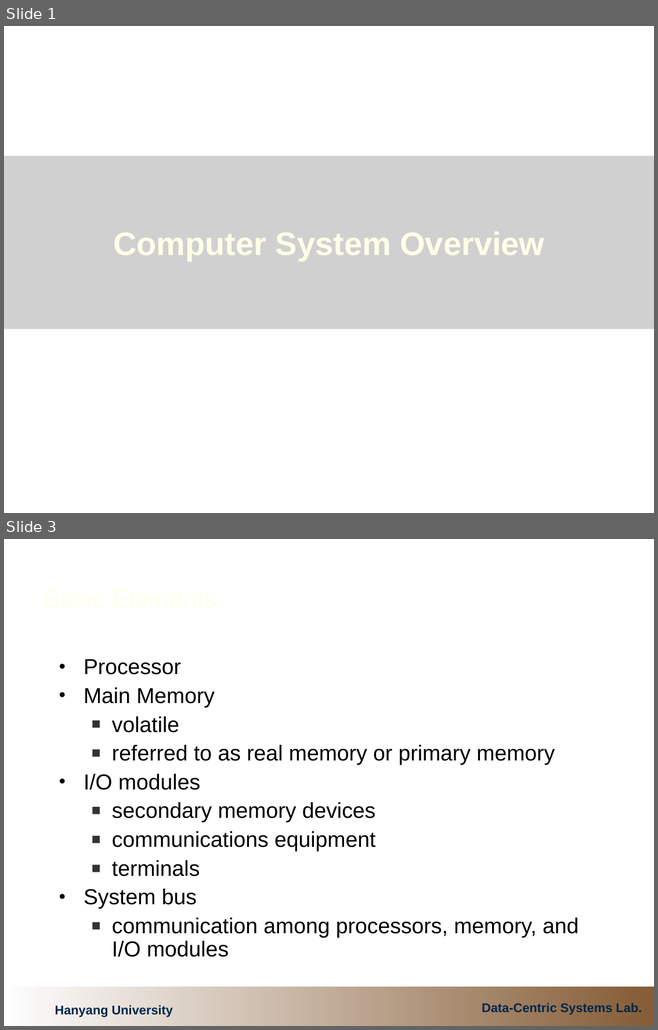
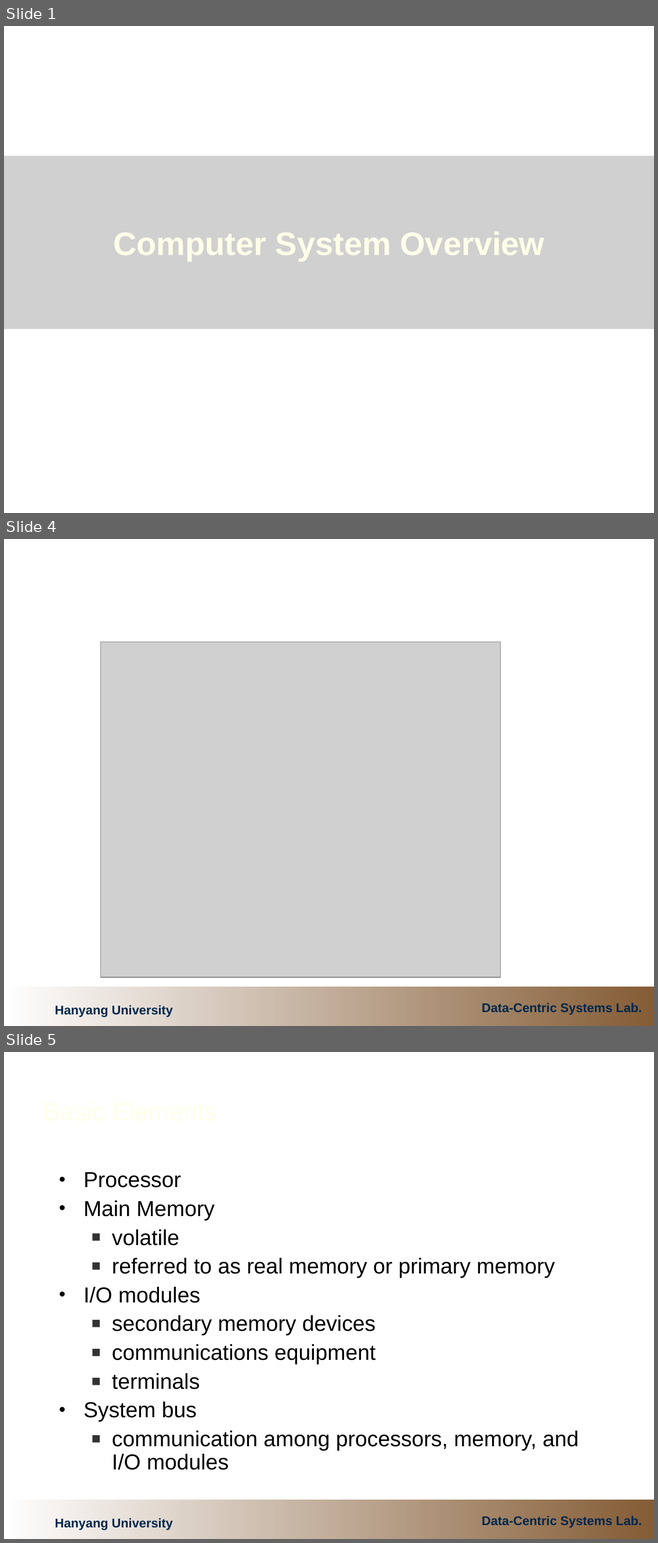
Before and after one commit to cocojk/major, a slide deck: os/이론/1.ComputerSystemOverview.ppt. Shown one above the other, each under a label of ours: slides 1 and 3 before the commit, slides 1, 4 and 5 after it; the slides between them are not shown. The pictures are 658x1030 and 658x1543 pixels, drawn with LibreOffice and Linux fonts; fonts in the diff are those of the drawing; grey boxes stand for pictures; background and template pictures are left out. Boxes give left, top, right and bottom in pixels: in the first picture for what was removed or moved away, otherwise in the second. Text is boxed around its words. In the diff, an @@ line names an element or a change of style, - is before the commit and + after.

```diff
--- a/os/이론/1.ComputerSystemOverview.ppt
+++ b/os/이론/1.ComputerSystemOverview.ppt
@@ slide 4 added at (4, 539, 654, 1026), background #FFFFFF; not listed: 1 template element that a slide beside it also shows @@
@@ picture added at (101, 642, 500, 977) @@
@@ text added at (55, 1005, 173, 1017), 14 pt, text #00264C, bold @@
+Hanyang University
@@ text added at (481, 1003, 641, 1015), 14 pt, text #00264C, bold @@
+Data-Centric Systems Lab.
@@ what was slide 3 is now slide 5 @@
```
Also in this commit, not shown: 3 slides changed, 2 other slides added, 1 other file.
